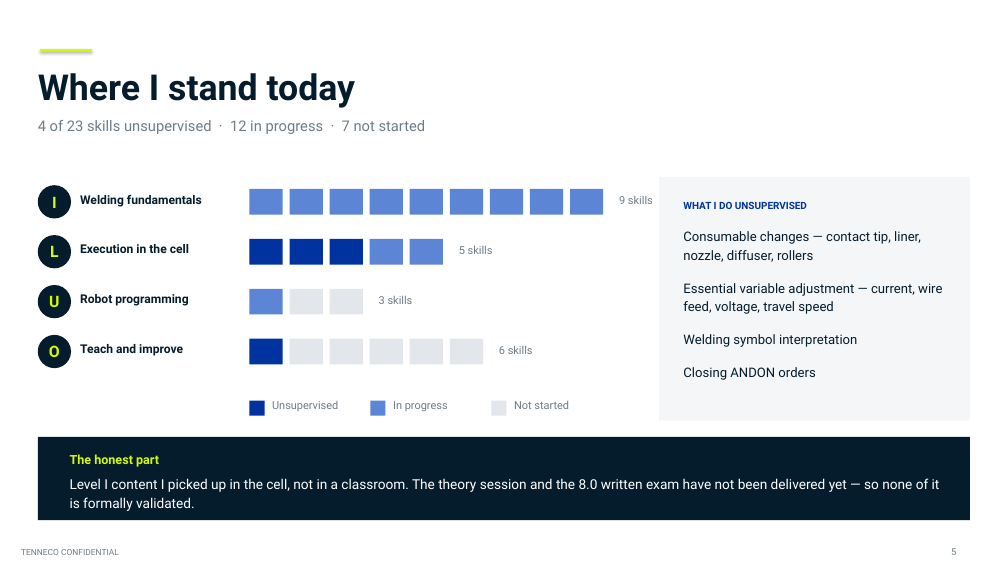
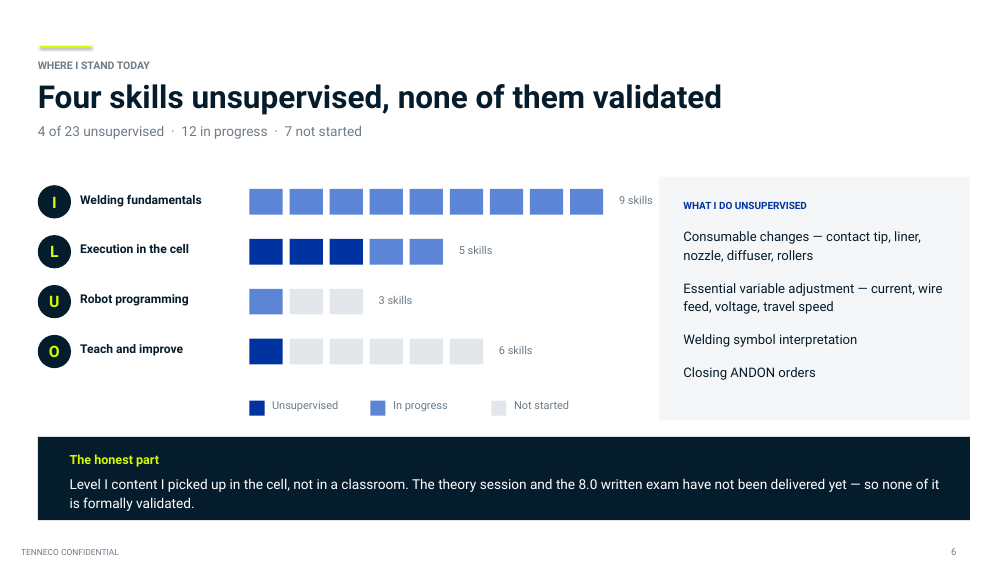
Before and after one commit to adaircarried/Claude-Design, a slide deck: slide 6 of presentations/Tenneco_Intern_Project_Diego_de_Leon.pptx (slide 5 before the commit). Drawn at 1008x567 pixels with LibreOffice and Linux fonts; fonts in the diff are those of the drawing; background and template pictures are left out. Boxes give left, top, right and bottom in pixels: in the first picture for what was removed or moved away, otherwise in the second. Text is boxed around its words. In the diff, an @@ line names an element or a change of style, - is before the commit and + after.

```diff
--- a/presentations/Tenneco_Intern_Project_Diego_de_Leon.pptx
+++ b/presentations/Tenneco_Intern_Project_Diego_de_Leon.pptx
@@ line moved from (40, 50) - (92, 50) to (40, 47) - (92, 47) @@
@@ text at bbox=[38, 61, 150, 69]: text changed; size 34 to 10 pt; text colour #051C2C to #6E7C87 @@
-Where I stand today
+WHERE I STAND TODAY
@@ text added at bbox=[38, 84, 722, 115], 30 pt, text #051C2C, bold @@
+Four skills unsupervised, none of them validated
@@ text at bbox=[38, 125, 362, 139]: text changed; size 14 to 13 pt @@
-4 of 23 skills unsupervised · 12 in progress · 7 not started
+4 of 23 unsupervised · 12 in progress · 7 not started
```
Also in this commit, not shown: 9 other slides changed, 1 slide added, 3 other files.
